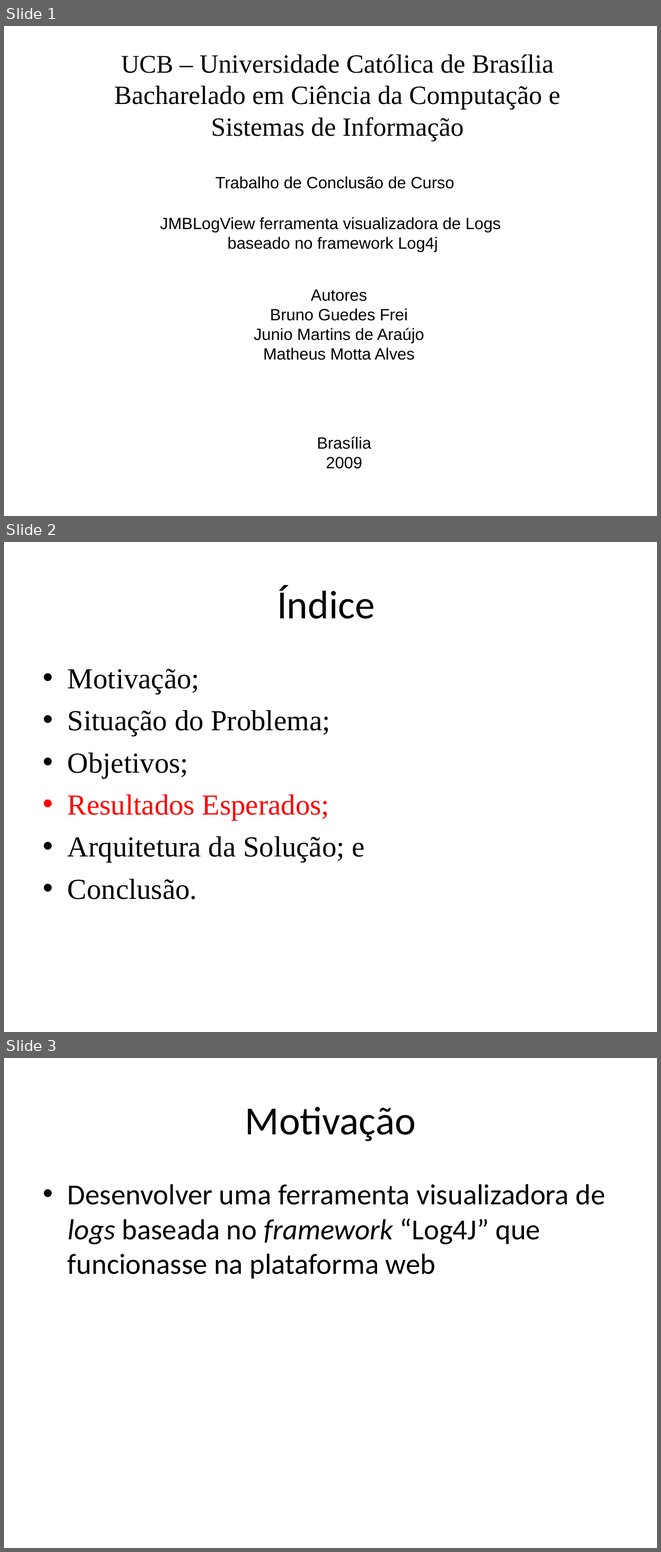
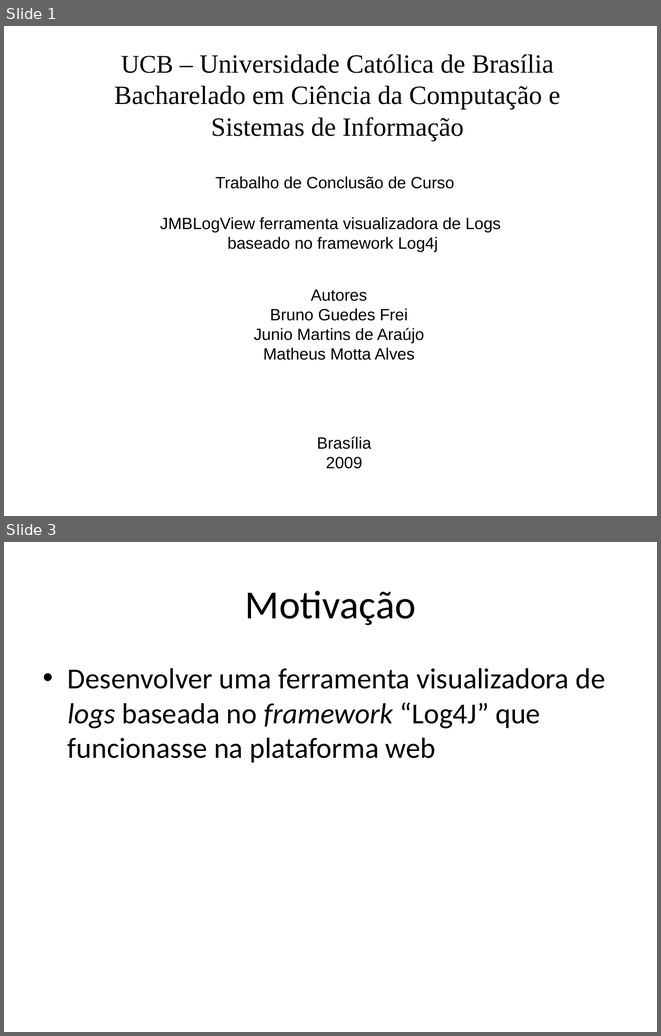
Before and after one commit to junioma/logviewerucb2009, a slide deck: DOCUMENTAÇÃO/_SLIDE/JMBLogViewer.ppt. Shown one above the other, each under a label of ours: slides 1, 2 and 3 before the commit, slides 1 and 3 after it; the slides between them are not shown. The pictures are 661x1552 and 661x1036 pixels, drawn with LibreOffice and Linux fonts; fonts in the diff are those of the drawing. Boxes give left, top, right and bottom in pixels: in the first picture for what was removed or moved away, otherwise in the second. Text is boxed around its words. In the diff, an @@ line names an element or a change of style, - is before the commit and + after.

```diff
--- a/DOCUMENTAÇÃO/_SLIDE/JMBLogViewer.ppt
+++ b/DOCUMENTAÇÃO/_SLIDE/JMBLogViewer.ppt
@@ slide 2 removed at [4,542,657,1032], background #FFFFFF @@
@@ title removed at [277,585,374,619] @@
-Índice
@@ text removed at [68,669,364,899] @@
-• Motivação;
-• Situação do Problema;
-• Objetivos;
-• Resultados Esperados;
-• Arquitetura da Solução; e
-• Conclusão.
```
Also in this commit, not shown: 1 slide added.
